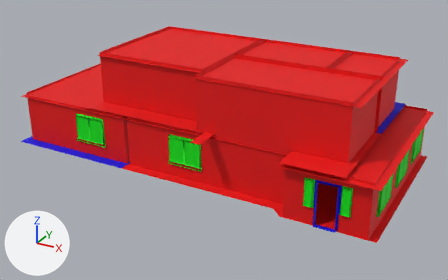
An edit to the FBX model FireTour/Assets/Models/House_Interior.fbx, drawn before and after from the same camera.
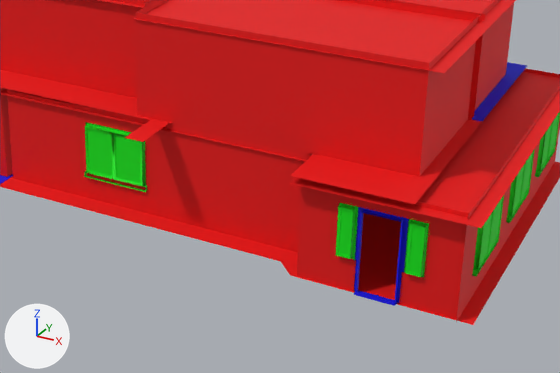
There are two pictures of each version: one whole from a camera (50 mm lens) standing at (16.2, -27.5, 15.2) and looking at (1.4, -0.6, 1.7), one close up on the part from 27% to 95% of the width and 24% to 96% of the height. The lights are fixed; the arrows at lower left show +X, +Y and +Z. Where no turn or scale is listed for an object, it has been applied to the vertices.

Objects in the first close-up: 'In_WallDown_Window_Double_B_3x (2).001'.
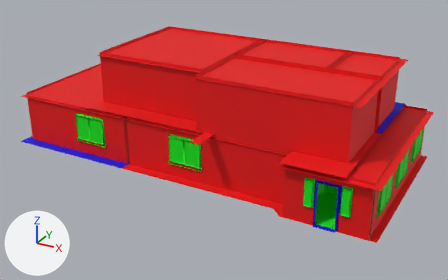
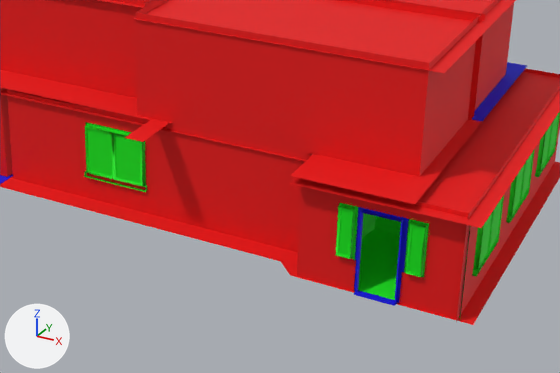
Pixel boxes [x1, y1, x2, y2] of what changed, in the close-ups (560 x 373 px):
'InteriorLOD1', added (green)
    after: [358, 213, 470, 318]

The change, as a diff of the scene's bpy script:
```diff
--- a/FireTour/Assets/Models/House_Interior.fbx.py
+++ b/FireTour/Assets/Models/House_Interior.fbx.py
@@ me_plane @@
+me_plane.from_pydata([(0.85, 1.5, 1.34), (4.13, 1.5, 1.34), (0.85, 1.5, 3.02), (4.13, 1.5, 3.02), (-0.6, 3.62, 3.62), (-0.6, 3.62, 0.74), (5.58, 3.62, 0.74), (5.58, 3.62, 3.62), (9.95, -2.69, 1.26), (7.95, -2.69, 1.26), (9.95, -2.69, 2.74), (7.95, -2.69, 2.74), (10.84, -4.81, 3.27), (10.84, -4.81, 0.73), (7.06, -4.81, 0.73), (7.06, -4.81, 3.27)], [], [(0, 2, 3, 1), (3, 7, 6, 1), (0, 5, 4, 2), (2, 4, 7, 3), (1, 6, 5, 0), (8, 10, 11, 9), (11, 15, 14, 9), (8, 13, 12, 10), (10, 12, 15, 11), (9, 14, 13, 8)])
+me_plane.materials.append(mat_atlas1_001)  # green #00e70b
@@ ob_interiorlod1 @@
+ob_interiorlod1 = bpy.data.objects.new('InteriorLOD1', me_plane)
+ob_interiorlod1.location = (0.0, 0.0, 0.0)
```
